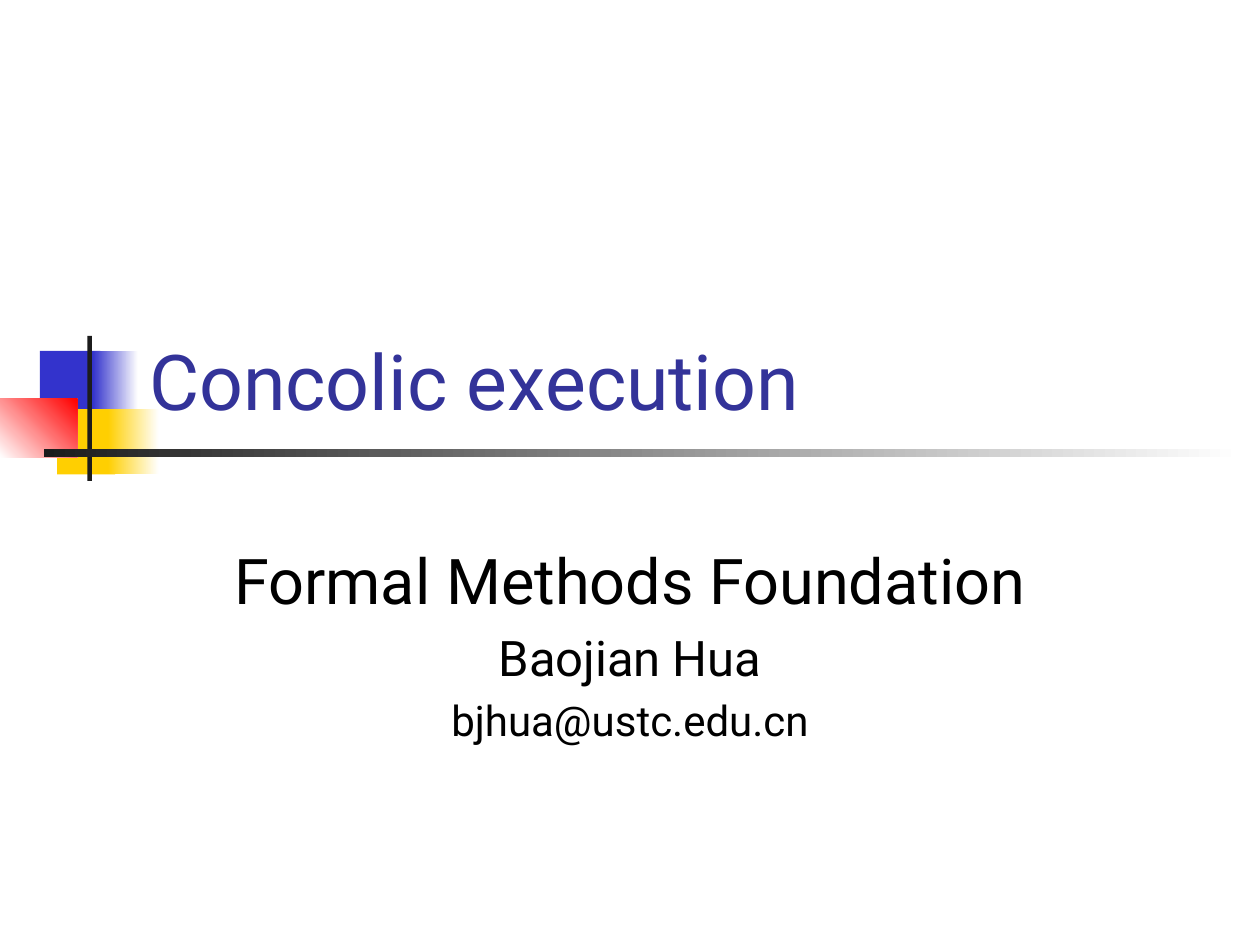
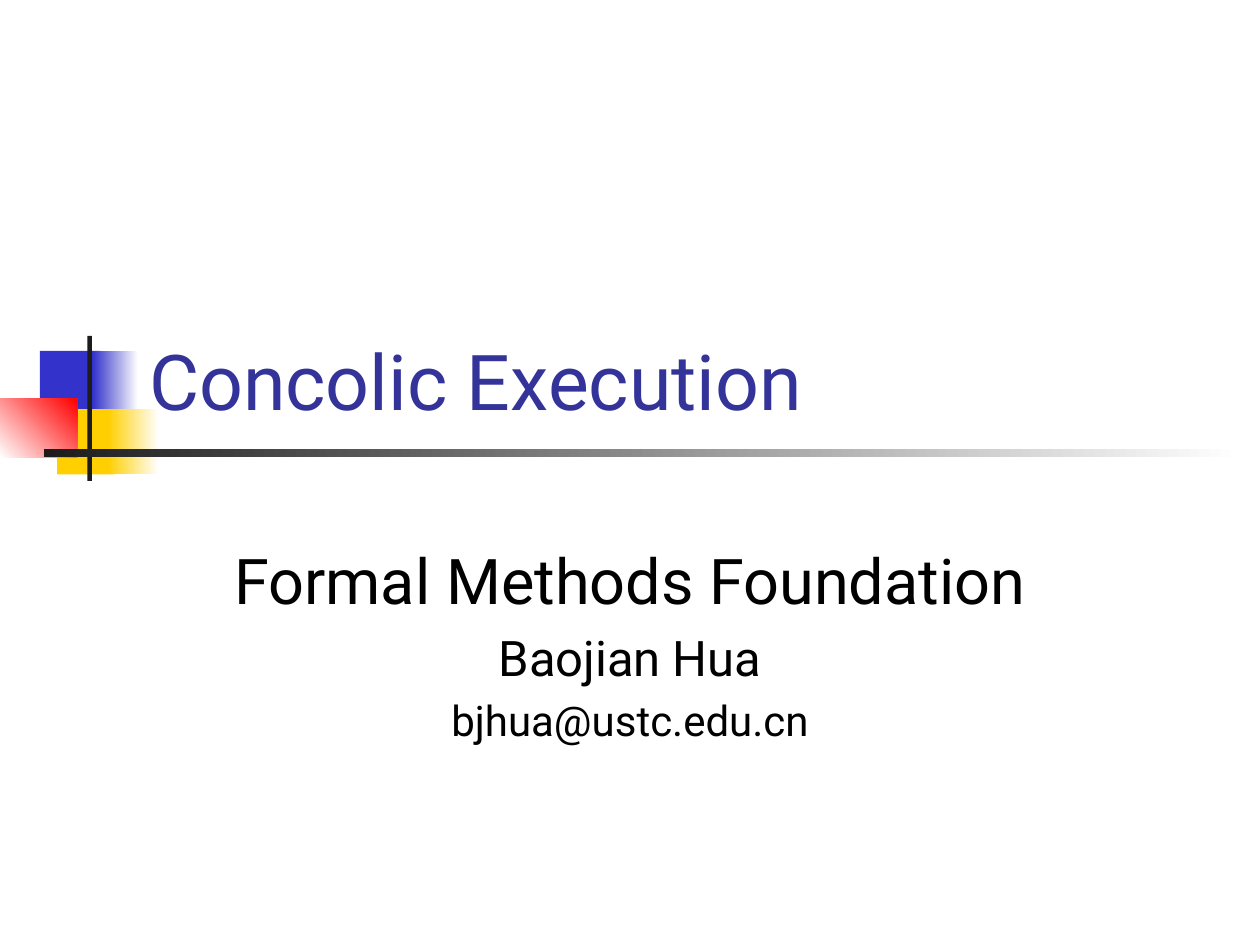
Before and after one commit to csslab-ustc/csslab-ustc.github.io, a slide deck: slide 1 of courses/theory/2022-spring/slides/lec18-concolic.pptx. Drawn at 1260x945 pixels with LibreOffice and Linux fonts; fonts in the diff are those of the drawing. Boxes give left, top, right and bottom in pixels: in the first picture for what was removed or moved away, otherwise in the second. Text is boxed around its words. In the diff, an @@ line names an element or a change of style, - is before the commit and + after.

```diff
--- a/courses/theory/2022-spring/slides/lec18-concolic.pptx
+++ b/courses/theory/2022-spring/slides/lec18-concolic.pptx
@@ title at (x1=149, y1=352, x2=802, y2=428): text changed @@
-Concolic execution
+Concolic Execution
```
Also in this commit, not shown: 11 other slides changed, 2 other files.
